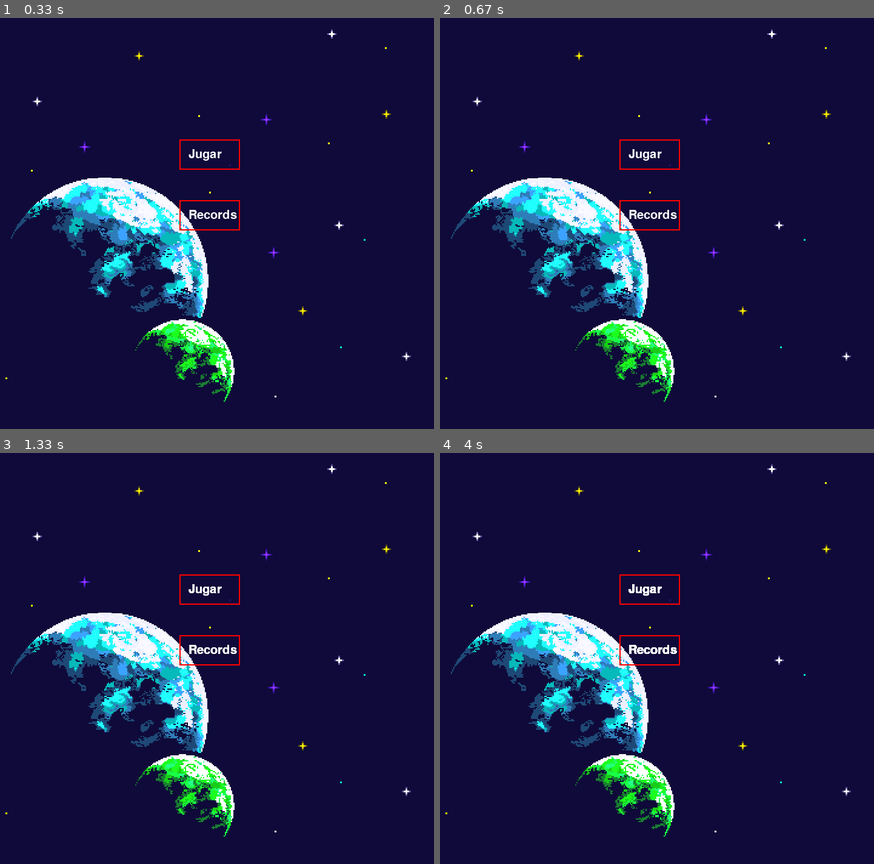
Above: before the commit, frames 1-4 (two rows, left to right).
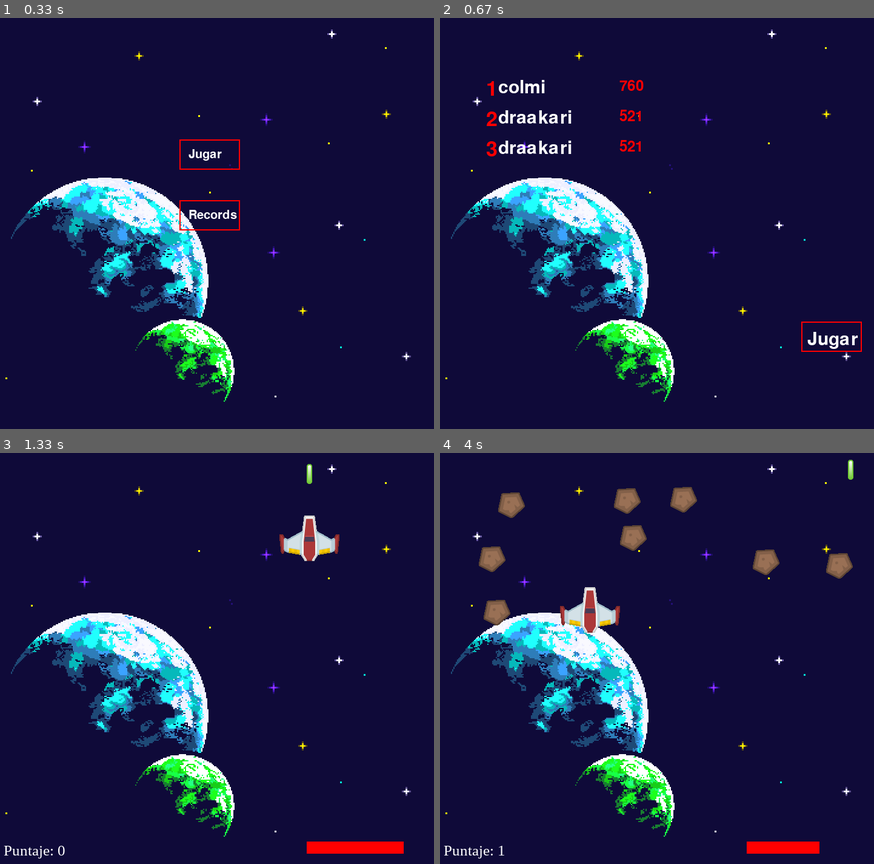
Above: after the commit, the same moments.

Repository: lingwey/juego-de-destruir-meteoros-en-pygame
Game: pygame game, started from destruirMeteoritos.py
Two runs of this game, one before a commit and one after it. Both use one fixed random seed, a clock stepped at 60 frames per second and the inputs below.
Inputs (mouse positions are in pixels of both pictures, inside the frame that each line leads up to):
- Up to frame 1 (0.33 s): no input
- Up to frame 2 (0.67 s): click (657, 223) at 0.38 s
- Up to frame 3 (1.33 s): click (390, 773) at 0.8 s; click (277, 514) at 1.12 s
- Up to frame 4 (4 s): click (539, 506) at 1.45 s; click (635, 765) at 1.78 s; click (821, 814) at 2.12 s; click (743, 629) at 2.45 s; click (791, 650) at 2.78 s; click (518, 605) at 3.12 s; click (752, 559) at 3.45 s; click (561, 588) at 3.78 s

Frame 1 is identical in both runs. In frame 2, 1.8% of the frame differs, in the area x 10-98%, y 15-82%; in frame 3, 2.1%; in frame 4, 4.2%, in the area x 0-96%, y 1-99%.

Commit message:
crea archivo de constantes y pantallas de puntaje y game over

Diff:
--- /dev/null
+++ b/constantes.py
@@ -0,0 +1,9 @@
+import pygame
+
+pantallaAlto = 680
+pantallaAncho = 720
+negro = (0,0,0)
+blanco = (255, 255,255)
+rojo = (255, 0, 0)
+rojoHover = (200, 0, 0)
+#fondo =pygame.image.load("recursos/imagenes/background.png").convert()
--- a/destruirMeteoritos.py
+++ b/destruirMeteoritos.py
@@ -2,6 +2,7 @@
 from jugadorYLaser import *
 from METEORO import *
 from menuPrincipal import menuJuego
+from menuRecords import *
 
 pantallaAlto = 680
 pantallaAncho = 720
@@ -152,6 +153,7 @@
 
     while True:
        opcion = menuJuego(ventana)
+       opcion = menuRecords (ventana)
        if opcion == "jugar":
             cerrar = False
             reloj = pygame.time.Clock()
--- /dev/null
+++ b/menuRecords.py
@@ -0,0 +1,50 @@
+import pygame
+import sys
+from registroPuntajes import *
+
+negro = (0,0,0)
+blanco = (255, 255,255)
+rojo = (255, 0, 0)
+
+def menuRecords(ventana):
+    #pygame.init()
+    fondo =pygame.image.load("recursos/imagenes/background.png").convert()
+    ventana.blit(fondo,[0,0])
+    fuenteNombre = pygame.font.Font(None, 45)
+    fuentePuntaje = pygame.font.Font(None, 35)
+    fuentePuesto = pygame.font.Font(None,50)
+
+    #carga los puntajes
+    records = listaPuntaje()
+    records.leerPuntajes()
+
+    #muestra por pantalla los records
+    y = 100 #posicion vertical inicial
+    actual = records.cabeza
+    puesto = 1
+    while actual:
+        textoNombre = fuenteNombre.render(actual.nombre, True, blanco)
+        textoPuntaje = fuentePuntaje.render(str(actual.puntaje), True, rojo)
+        textoPuesto = fuentePuesto.render(str(puesto), True, rojo)
+        ventana.blit(textoPuesto, (80,y))
+        ventana.blit(textoNombre, (100, y))
+        ventana.blit(textoPuntaje, (300, y))
+        y += 50 #mueve el eje y para el siguiente puntaje
+        puesto += 1
+        actual = actual.siguiente
+
+    #crea boton jugar
+    botonJugar = pygame.Rect(600, 500, 100, 50)
+    pygame.draw.rect(ventana, rojo, botonJugar, 2)
+    textJugar = fuenteNombre.render("Jugar", True, blanco)
+    ventana.blit(textJugar, (610,515))
+    pygame.display.flip()
+
+    while True:
+        for event in pygame.event.get():
+            if event.type == pygame.QUIT:
+                pygame.quit()
+                sys.exit()
+            if event.type == pygame.MOUSEBUTTONDOWN:
+                if botonJugar.collidepoint(pygame.mouse.get_pos()):
+                    return "jugar"
--- /dev/null
+++ b/pantallaGameOver.py
@@ -0,0 +1,25 @@
+import pygame, sys
+from constantes import *
+ventana = pygame.display.set_mode([pantallaAncho, pantallaAlto])
+puntaje = 100
+
+def mostrarGameOver (ventana, puntaje):
+    pygame.init()
+    fondo = pygame.image.load("recursos/imagenes/background.png").convert()
+    ventana.blit(fondo,[0,0])
+    fuenteGameOver = pygame.font.SysFont("serif", 40)
+    texto = fuenteGameOver.render("o pulse [Esc] para salir al menu", True, rojo)
+    texto2 = fuenteGameOver.render("Muerto. Pulsar [barra] para volver a empezar", True, rojo)
+    centroX = (pantallaAncho // 2) - (texto.get_width() // 2)
+    centroY = (pantallaAlto // 2) - (texto.get_height() // 2)
+    centroXTex2 = (pantallaAncho // 2) - (texto2.get_width() // 2)
+    centroYTex2 = (pantallaAlto // 3) - (texto2.get_height() // 3)
+    ventana.blit(texto,[centroX,centroY])
+    ventana.blit(texto2,[centroXTex2,centroYTex2])
+    pygame.display.flip()
+    while True:
+        for event in pygame.event.get():
+            if event.type == pygame.QUIT:
+                pygame.quit()
+                sys.exit()
+mostrarGameOver(ventana, puntaje)
--- /dev/null
+++ b/records.txt
@@ -0,0 +1,3 @@
+colmi, 760
+draakari, 521
+draakari, 521
--- a/registroPuntajes.py
+++ b/registroPuntajes.py
@@ -1,12 +1,16 @@
+#limiteLista = 3
 class nodoPuntaje ():
+
     def __init__(self, nombre, puntaje):
         self.nombre = nombre
         self.puntaje = puntaje
         self.siguiente = None
 
 class listaPuntaje ():
+
     def __init__(self):
         self.cabeza = None
+        self.limiteLista = 3
 
     def agregaPuntaje(self, nombre, puntaje):
         nuevoPuntaje = nodoPuntaje(nombre, puntaje)
@@ -14,11 +18,18 @@
             nuevoPuntaje.siguiente = self.cabeza
             self.cabeza = nuevoPuntaje
         else:
-            actuactual = self.cabeza
-            while actuactual.siguiente and puntaje <= actuactual.siguiente.puntaje:
-                actuactual = actuactual.siguiente
-            nuevoPuntaje.siguiente = actuactual.siguiente
-            actuactual.siguiente = nuevoPuntaje
+            actual = self.cabeza
+            while actual.siguiente and puntaje <= actual.siguiente.puntaje:
+                actual = actual.siguiente
+            nuevoPuntaje.siguiente = actual.siguiente
+            actual.siguiente = nuevoPuntaje
+        #controla la longitud de la lista
+        if self.__len__() > self.limiteLista:
+            actual = self.cabeza
+            for i in range (self.limiteLista - 1):
+                actual = actual.siguiente
+            actual.siguiente = None
+        self.guardarPuntajes()
 
     def mostrarPuntaje (self):
         actual = self.cabeza
@@ -26,9 +37,47 @@
             print(f"Nombre: {actual.nombre}, Puntaje: {actual.puntaje}")
             actual = actual.siguiente
 
+    def __len__ (self):
+        contador = 0
+        actual = self.cabeza
+        while actual:
+            contador += 1
+            actual = actual.siguiente
+        return contador
+
+    def guardarPuntajes (self):
+        with open("records.txt", "w") as archivo:
+            actual = self.cabeza
+            while actual:
+                archivo.write(f"{actual.nombre}, {actual.puntaje}\n")
+                actual = actual.siguiente
+
+    def leerPuntajes (self):
+        try:
+            with open("records.txt", "r") as archivo:
+                lineas = archivo.readlines()
+                for linea in lineas:
+                    record = linea.strip().split(", ")
+                    nombre = record[0]
+                    puntaje = int(record[1])
+                    self.agregaPuntaje(nombre, puntaje)
+        except FileNotFoundError:
+            pass
+
+
+
+
 """mejores = listaPuntaje()
 mejores.agregaPuntaje("ling", 500)
 mejores.agregaPuntaje("colmi", 470)
 mejores.agregaPuntaje("cuernos", 501)
+mejores.agregaPuntaje("draakari", 521)
+
+mejores.mostrarPuntaje()
+
+mejores.agregaPuntaje("ling", 500)
+mejores.agregaPuntaje("colmi", 760)
+mejores.agregaPuntaje("cuernos", 501)
+mejores.agregaPuntaje("draakari", 521)
 
 mejores.mostrarPuntaje()"""
